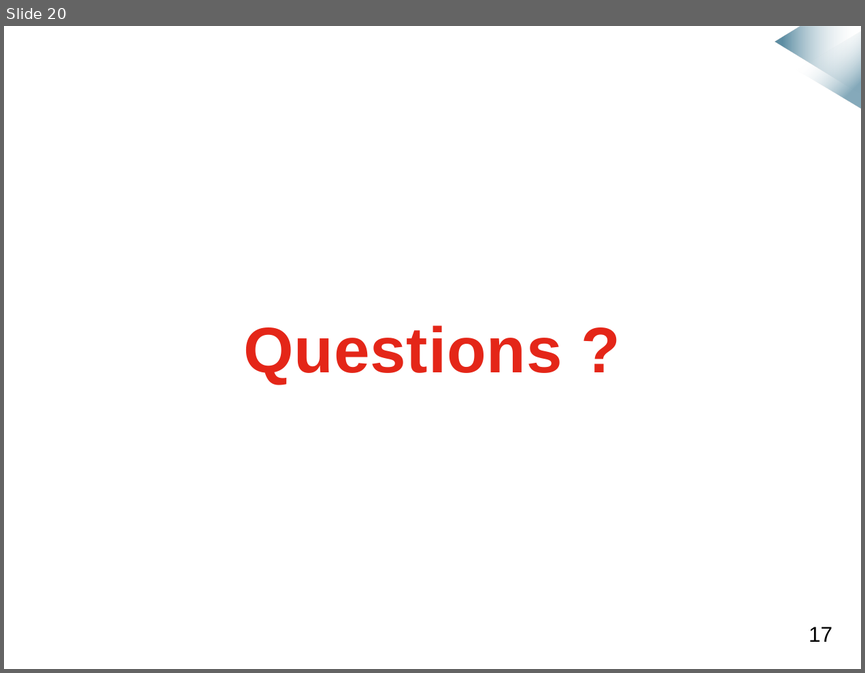
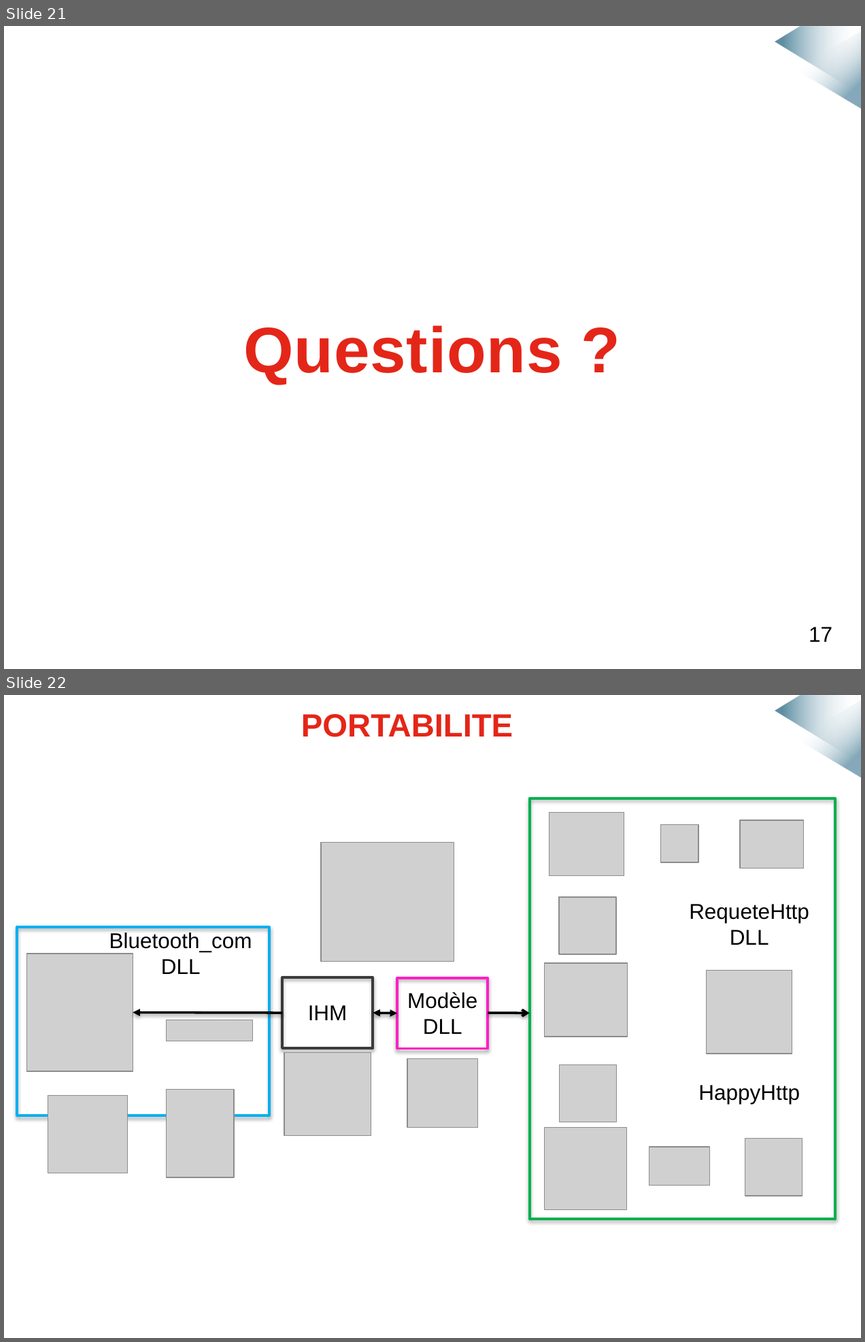
Before and after one commit to mmeven/EP_Domotique_Tablette, a slide deck: Rendu/Diapo_soutenance.pptx. Shown one above the other, each under a label of ours: slide 20 before the commit, slides 21 and 22 after it. The pictures are 865x673 and 865x1342 pixels, drawn with LibreOffice and Linux fonts; fonts in the diff are those of the drawing; grey boxes stand for pictures; background and template pictures are left out. Boxes give left, top, right and bottom in pixels: in the first picture for what was removed or moved away, otherwise in the second. Text is boxed around its words. In the diff, an @@ line names an element or a change of style, - is before the commit and + after.

```diff
--- a/Rendu/Diapo_soutenance.pptx
+++ b/Rendu/Diapo_soutenance.pptx
@@ slide 22 added at [4,695,861,1338], background #FFFFFF; not listed: 2 template elements that a slide beside it also shows @@
@@ title added at [301,714,513,737], 27 pt, text #E42618, bold @@
+PORTABILITE
@@ group added at [17,798,835,1219]: 17 pictures, 5 texts, 4 rectangles, 2 arrows, 1 double arrow @@
+IHM
+Modèle
+DLL
+Bluetooth_com
+DLL
+RequeteHttp
+DLL
+HappyHttp
@@ what was slide 20 is now slide 21 @@
```
Also in this commit, not shown: 5 slides changed, 3 other slides added, 1 slide removed.
